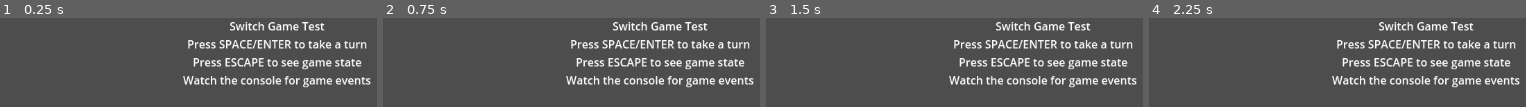
Above: before the commit, frames 1-4 (left to right).
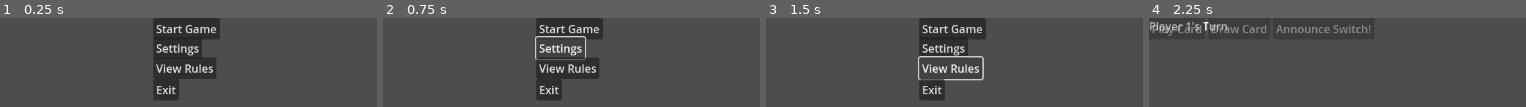
Above: after the commit, the same moments.

Repository: over-optimized/switch
Game: Godot game, scene res://games/switch/scenes/SwitchMain.tscn
Two runs of this game, one before a commit and one after it. Both use one fixed random seed, a clock stepped at 60 frames per second and the inputs below. Before the commit the project starts from res://games/switch/scenes/SwitchGameTest.tscn.
Inputs (mouse positions are in pixels of both pictures, inside the frame that each line leads up to):
- Up to frame 1 (0.25 s): no input
- Up to frame 2 (0.75 s): click (560, 48) at 0.5 s, where only the run after the commit has a clickable "Settings"
- Up to frame 3 (1.5 s): click (950, 67) at 1.25 s, where only the run after the commit has a clickable "View Rules"
- Up to frame 4 (2.25 s): click (1333, 28) at 2 s, where only the run after the commit has a clickable "Start Game"

The runs differ from the first frame. In frame 1, 20% of the frame differs, in the area x 40-99%, y 0-93%; in frame 2, 18%; in frame 3, 17%; in frame 4, 11%.
Error after the commit: Invalid type in function 'set_players' in base 'RefCounted (SwitchGameRules)'. The array of argument 1 (Array) does not have the same element type as the expec…

Commit message:
add main gameplay scene

Diff:
--- /dev/null
+++ b/games/switch/scenes/SwitchMain.tscn
@@ -0,0 +1,79 @@
+[gd_scene load_steps=2 format=3 uid="uid://bx03cux108543"]
+
+[ext_resource type="Script" uid="uid://mytet2rncetl" path="res://games/switch/scripts/main_switch_game.gd" id="1_1tkyq"]
+
+[node name="SwitchMain" type="Control"]
+layout_mode = 3
+anchors_preset = 0
+script = ExtResource("1_1tkyq")
+
+[node name="MainMenu" type="Panel" parent="."]
+layout_mode = 0
+anchor_right = 1.0
+anchor_bottom = 0.2
+
+[node name="StartButton" type="Button" parent="MainMenu"]
+layout_mode = 0
+offset_left = 221.0
+offset_right = 317.0
+offset_bottom = 31.0
+text = "Start Game"
+
+[node name="SettingsButton" type="Button" parent="MainMenu"]
+layout_mode = 0
+offset_left = 221.0
+offset_top = 28.0
+offset_right = 291.0
+offset_bottom = 59.0
+text = "Settings"
+
+[node name="RulesButton" type="Button" parent="MainMenu"]
+layout_mode = 0
+offset_left = 221.0
+offset_top = 57.0
+offset_right = 312.0
+offset_bottom = 88.0
+text = "View Rules"
+
+[node name="ExitButton" type="Button" parent="MainMenu"]
+layout_mode = 0
+offset_left = 221.0
+offset_top = 88.0
+offset_right = 258.0
+offset_bottom = 119.0
+text = "Exit"
+
+[node name="GameArea" type="Panel" parent="."]
+visible = false
+layout_mode = 0
+anchor_top = 0.2
+anchor_right = 1.0
+anchor_bottom = 1.0
+
+[node name="PlayerHands" type="HBoxContainer" parent="GameArea"]
+layout_mode = 0
+
+[node name="PlayedStack" type="TextureRect" parent="GameArea"]
+layout_mode = 0
+
+[node name="Deck" type="TextureRect" parent="GameArea"]
+layout_mode = 0
+
+[node name="TurnIndicator" type="Label" parent="GameArea"]
+layout_mode = 0
+text = "Player 1's Turn"
+
+[node name="ActionButtons" type="HBoxContainer" parent="GameArea"]
+layout_mode = 0
+
+[node name="PlayButton" type="Button" parent="GameArea/ActionButtons"]
+layout_mode = 2
+text = "Play Card"
+
+[node name="DrawButton" type="Button" parent="GameArea/ActionButtons"]
+layout_mode = 2
+text = "Draw Card"
+
+[node name="SwitchButton" type="Button" parent="GameArea/ActionButtons"]
+layout_mode = 2
+text = "Announce Switch!"
--- /dev/null
+++ b/games/switch/scenes/main_switch_game.gd
@@ -0,0 +1,82 @@
+# Main script for SwitchMain.tscn
+extends Control
+
+# References to UI elements
+@onready var main_menu = $MainMenu
+@onready var game_area = $GameArea
+@onready var player_hands = $GameArea/PlayerHands
+@onready var played_stack = $GameArea/PlayedStack
+@onready var deck = $GameArea/Deck
+@onready var turn_indicator = $GameArea/TurnIndicator
+@onready var play_button = $GameArea/ActionButtons/PlayButton
+@onready var draw_button = $GameArea/ActionButtons/DrawButton
+@onready var switch_button = $GameArea/ActionButtons/SwitchButton
+
+# Game logic references
+var game_manager: GameManager
+var game_rules: SwitchGameRules
+var players: Array = []
+
+func _ready():
+	main_menu.visible = true
+	game_area.visible = false
+	play_button.disabled = true
+	draw_button.disabled = true
+	switch_button.disabled = true
+	_connect_menu_buttons()
+
+func _connect_menu_buttons():
+	$MainMenu/StartButton.pressed.connect(_on_start_game)
+	$MainMenu/SettingsButton.pressed.connect(_on_settings)
+	$MainMenu/RulesButton.pressed.connect(_on_view_rules)
+	$MainMenu/ExitButton.pressed.connect(_on_exit)
+
+func _on_start_game():
+	main_menu.visible = false
+	game_area.visible = true
+	_initialize_game()
+
+func _on_settings():
+	# TODO: Show settings dialog
+	print("Settings button pressed")
+
+func _on_view_rules():
+	# TODO: Show rules dialog
+	print("View Rules button pressed")
+
+func _on_exit():
+	get_tree().quit()
+
+func _initialize_game():
+	# Example: 2 human players for now
+	players = [Player.new("p1", "Alice", Player.PlayerType.HUMAN), Player.new("p2", "Bob", Player.PlayerType.HUMAN)]
+	var deck_instance = SwitchDeckFactory.create_switch_deck()
+	game_rules = SwitchGameRules.new()
+	game_manager = GameManager.new()
+	game_rules.set_main_deck(deck_instance)
+	game_rules.set_players(players)
+	game_manager.setup_game(players, deck_instance, game_rules)
+	_update_ui_for_new_game()
+
+func _update_ui_for_new_game():
+	turn_indicator.text = "%s's Turn" % players[0].name
+	play_button.disabled = false
+	draw_button.disabled = false
+	switch_button.disabled = false
+	# TODO: Render player hands, played stack, deck
+
+func _on_play_card():
+	# TODO: Handle play card action
+	pass
+
+func _on_draw_card():
+	# TODO: Handle draw card action
+	pass
+
+func _on_switch_announce():
+	# TODO: Handle "Switch!" announcement
+	pass
+
+func _input(event):
+	# TODO: Handle keyboard/gamepad input for actions
+	pass
--- /dev/null
+++ b/games/switch/scripts/main_switch_game.gd
@@ -0,0 +1,82 @@
+# Main script for SwitchMain.tscn
+extends Control
+
+# References to UI elements
+@onready var main_menu = $MainMenu
+@onready var game_area = $GameArea
+@onready var player_hands = $GameArea/PlayerHands
+@onready var played_stack = $GameArea/PlayedStack
+@onready var deck = $GameArea/Deck
+@onready var turn_indicator = $GameArea/TurnIndicator
+@onready var play_button = $GameArea/ActionButtons/PlayButton
+@onready var draw_button = $GameArea/ActionButtons/DrawButton
+@onready var switch_button = $GameArea/ActionButtons/SwitchButton
+
+# Game logic references
+var game_manager: GameManager
+var game_rules: SwitchGameRules
+var players: Array = []
+
+func _ready():
+	main_menu.visible = true
+	game_area.visible = false
+	play_button.disabled = true
+	draw_button.disabled = true
+	switch_button.disabled = true
+	_connect_menu_buttons()
+
+func _connect_menu_buttons():
+	$MainMenu/StartButton.pressed.connect(_on_start_game)
+	$MainMenu/SettingsButton.pressed.connect(_on_settings)
+	$MainMenu/RulesButton.pressed.connect(_on_view_rules)
+	$MainMenu/ExitButton.pressed.connect(_on_exit)
+
+func _on_start_game():
+	main_menu.visible = false
+	game_area.visible = true
+	_initialize_game()
+
+func _on_settings():
+	# TODO: Show settings dialog
+	print("Settings button pressed")
+
+func _on_view_rules():
+	# TODO: Show rules dialog
+	print("View Rules button pressed")
+
+func _on_exit():
+	get_tree().quit()
+
+func _initialize_game():
+	# Example: 2 human players for now
+	players = [Player.new("p1", "Alice", Player.PlayerType.HUMAN), Player.new("p2", "Bob", Player.PlayerType.HUMAN)]
+	var deck_instance = SwitchDeckFactory.create_switch_deck()
+	game_rules = SwitchGameRules.new()
+	game_manager = GameManager.new()
+	game_rules.set_main_deck(deck_instance)
+	game_rules.set_players(players)
+	game_manager.setup_game(players, deck_instance, game_rules)
+	_update_ui_for_new_game()
+
+func _update_ui_for_new_game():
+	turn_indicator.text = "%s's Turn" % players[0].name
+	play_button.disabled = false
+	draw_button.disabled = false
+	switch_button.disabled = false
+	# TODO: Render player hands, played stack, deck
+
+func _on_play_card():
+	# TODO: Handle play card action
+	pass
+
+func _on_draw_card():
+	# TODO: Handle draw card action
+	pass
+
+func _on_switch_announce():
+	# TODO: Handle "Switch!" announcement
+	pass
+
+func _input(event):
+	# TODO: Handle keyboard/gamepad input for actions
+	pass
--- a/project.godot
+++ b/project.godot
@@ -11,7 +11,7 @@
 [application]
 
 config/name="Switch"
-run/main_scene="uid://bu8f61wdyf1k2"
+run/main_scene="res://games/switch/scenes/SwitchMain.tscn"
 config/features=PackedStringArray("4.4", "Mobile")
 config/icon="res://icon.svg"
 
Not shown, added: games/switch/scripts/main_switch_game.gd.uid
Not shown, changed: docs/project/scene_documentation.md
